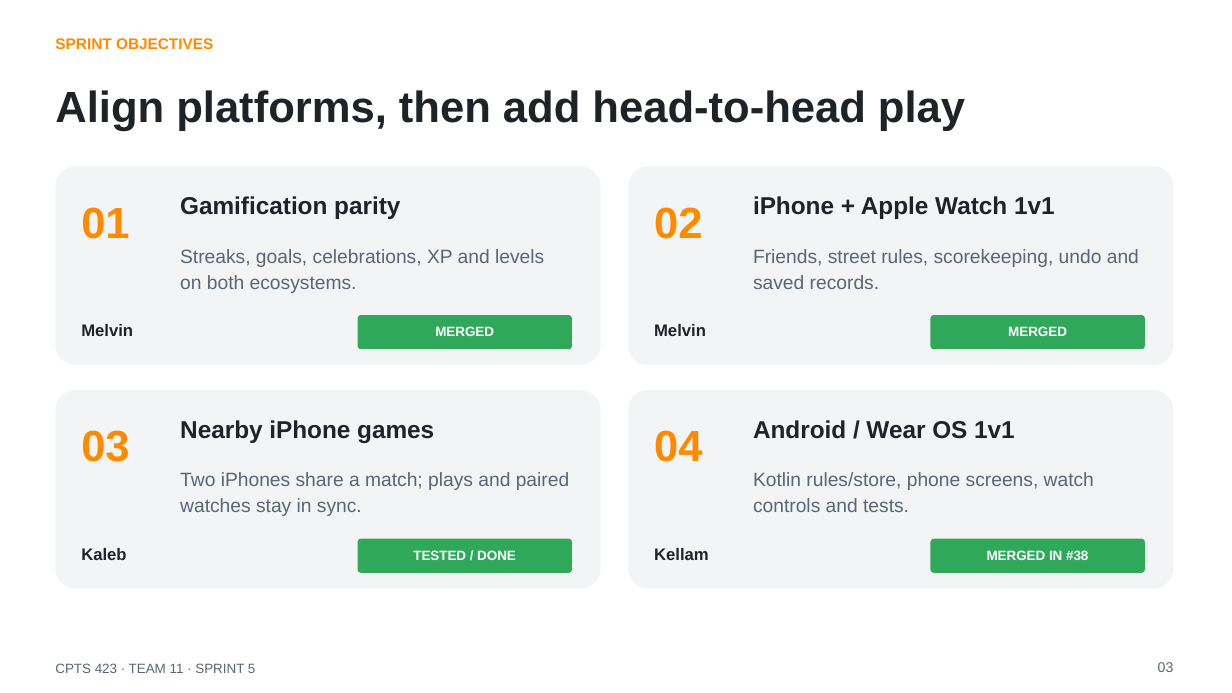
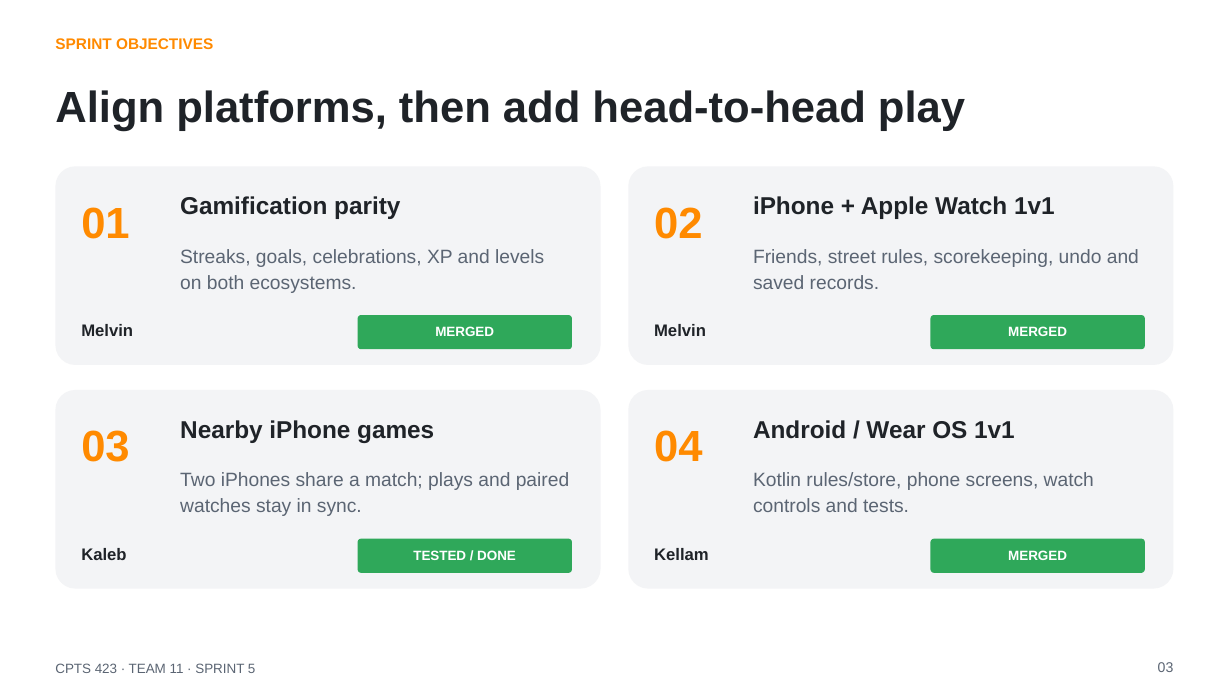
Before and after one commit to KellamA/Squatch-Sports-Team-11-Capstone-Project, a slide deck: slide 3 of Sprints/Sprint_5/PPT/Sprint5_Review.pptx. Drawn at 1232x693 pixels with LibreOffice and Linux fonts; fonts in the diff are those of the drawing. Boxes give left, top, right and bottom in pixels: in the first picture for what was removed or moved away, otherwise in the second. Text is boxed around its words. In the diff, an @@ line names an element or a change of style, - is before the commit and + after.

Commit message:
Simplify Android merge labels in Sprint 5 presentation

```diff
--- a/Sprints/Sprint_5/PPT/Sprint5_Review.pptx
+++ b/Sprints/Sprint_5/PPT/Sprint5_Review.pptx
@@ text at (x1=1008, y1=550, x2=1067, y2=560): text changed @@
-MERGED IN #38
+MERGED
```
Also in this commit, not shown: 1 other slide changed, 1 other file.
